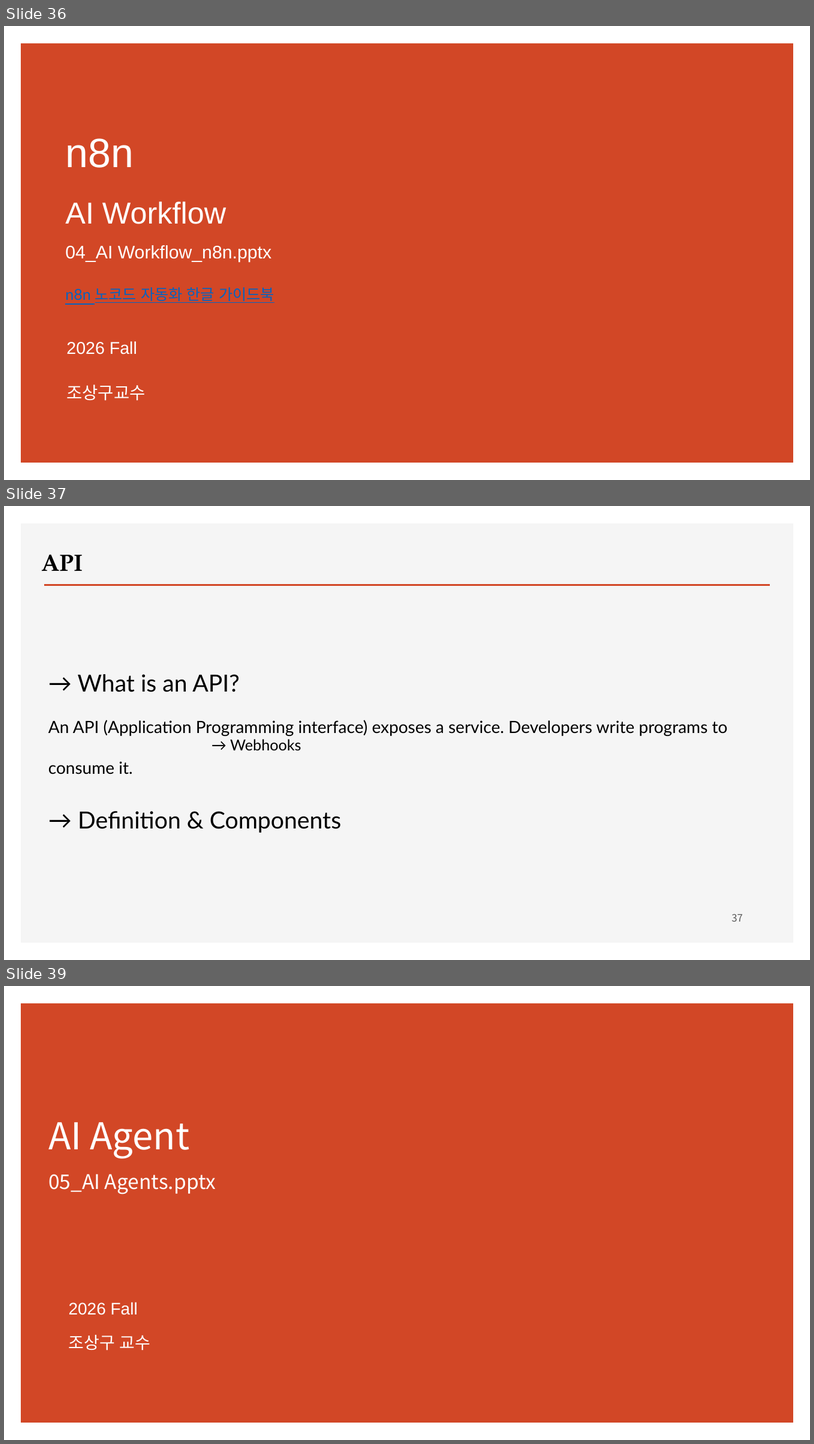
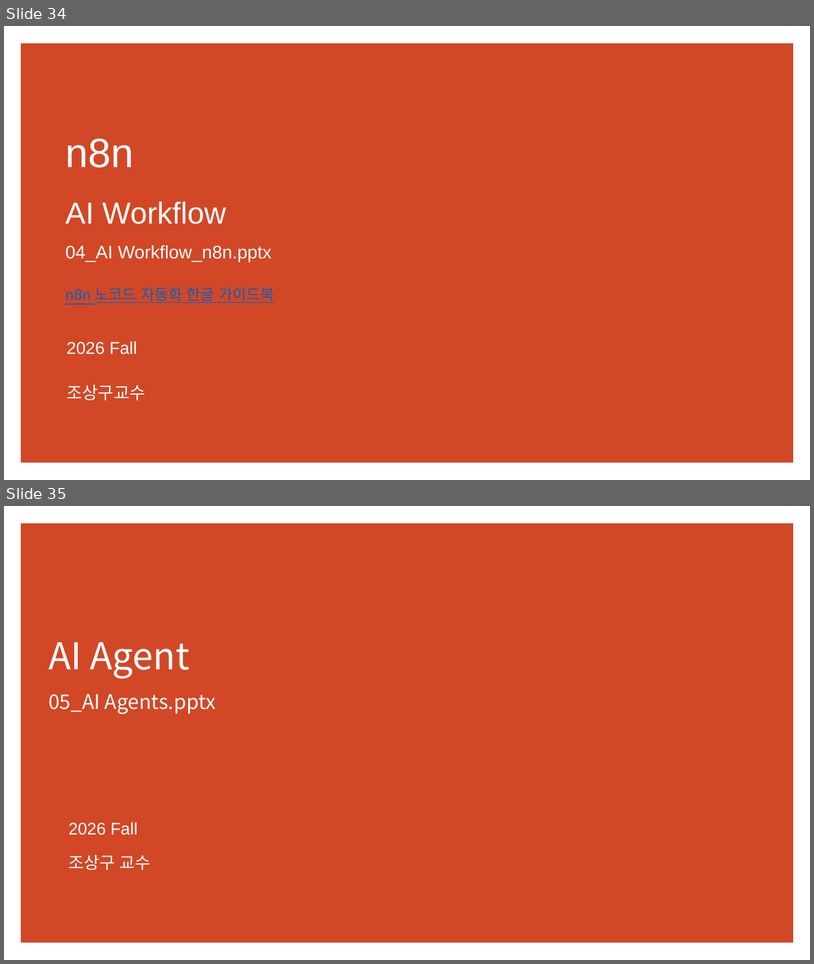
Before and after one commit to ancestor9/2026_Fall_AI-Workflow, a slide deck: PPTs/01_What is AI Workflow.pptx. Shown one above the other, each under a label of ours: slides 36, 37 and 39 before the commit, slides 34 and 35 after it; the slides between them are not shown. The pictures are 814x1444 and 814x964 pixels, drawn with LibreOffice and Linux fonts; fonts in the diff are those of the drawing; background and template pictures are left out. Boxes give left, top, right and bottom in pixels: in the first picture for what was removed or moved away, otherwise in the second. Text is boxed around its words. In the diff, an @@ line names an element or a change of style, - is before the commit and + after.

```diff
--- a/PPTs/01_What is AI Workflow.pptx
+++ b/PPTs/01_What is AI Workflow.pptx
@@ slide 37 removed at bbox=[4, 506, 810, 960], background #FFFFFF @@
@@ rectangle removed at bbox=[21, 523, 794, 943] @@
@@ text removed at bbox=[41, 555, 83, 571] @@
-API
@@ line removed from (44, 585) to (770, 585) @@
@@ text removed at bbox=[48, 674, 728, 832] @@
-→ What is an API?
-An API (Application Programming interface) exposes a service. Developers write programs to consume it.
-→ Definition & Components
@@ text removed at bbox=[230, 739, 301, 751] @@
-→ Webhooks
@@ page number removed at bbox=[732, 913, 743, 921] @@
-37
@@ what was slide 36 is now slide 34 @@
@@ what was slide 39 is now slide 35 @@
```
Also in this commit, not shown: 4 slides changed, 3 other slides removed.
